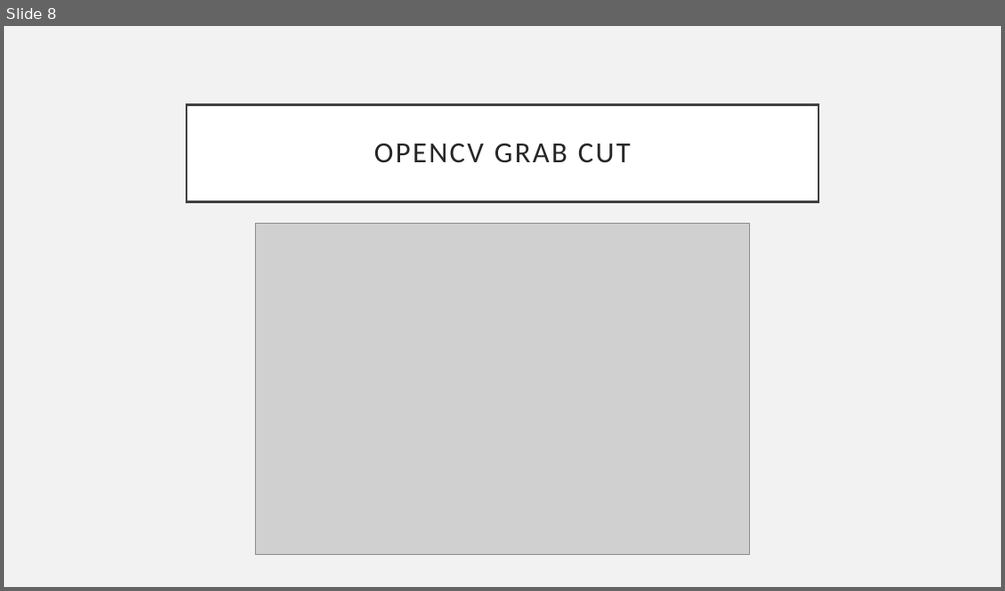
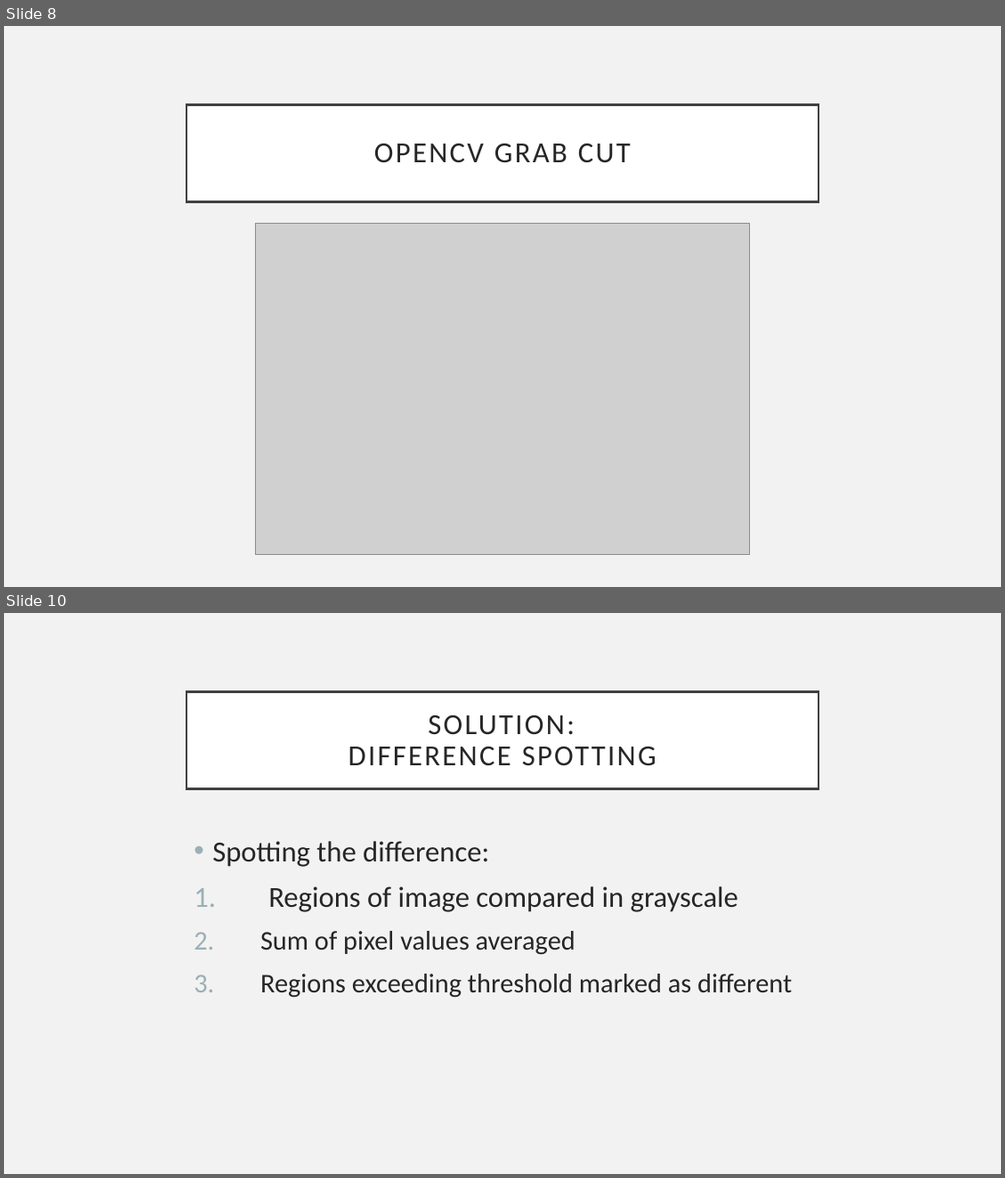
Before and after one commit to Abdul-Ismail/Image-Comparison, a slide deck: Presentation/Presentation.pptx. Shown one above the other, each under a label of ours: slide 8 before the commit, slides 8 and 10 after it; the slides between them are not shown. The pictures are 1005x591 and 1005x1178 pixels, drawn with LibreOffice and Linux fonts; fonts in the diff are those of the drawing; grey boxes stand for pictures. Boxes give left, top, right and bottom in pixels: in the first picture for what was removed or moved away, otherwise in the second. Text is boxed around its words. In the diff, an @@ line names an element or a change of style, - is before the commit and + after.

```diff
--- a/Presentation/Presentation.pptx
+++ b/Presentation/Presentation.pptx
@@ slide 10 added at (x1=4, y1=613, x2=1001, y2=1174), background #F2F2F2 @@
@@ title added at (x1=186, y1=691, x2=818, y2=788), fill #FFFFFF, outline #404040 2.5 pt, 28 pt, text #262626 @@
+SOLUTION:
+DIFFERENCE SPOTTING
@@ text added at (x1=212, y1=841, x2=792, y2=997), 26 pt, text #262626 @@
+• Spotting the difference:
+1. Regions of image compared in grayscale
+2. Sum of pixel values averaged
+3. Regions exceeding threshold marked as different
```
Also in this commit, not shown: 1 slide changed, 1 other slide added, 1 slide removed.
